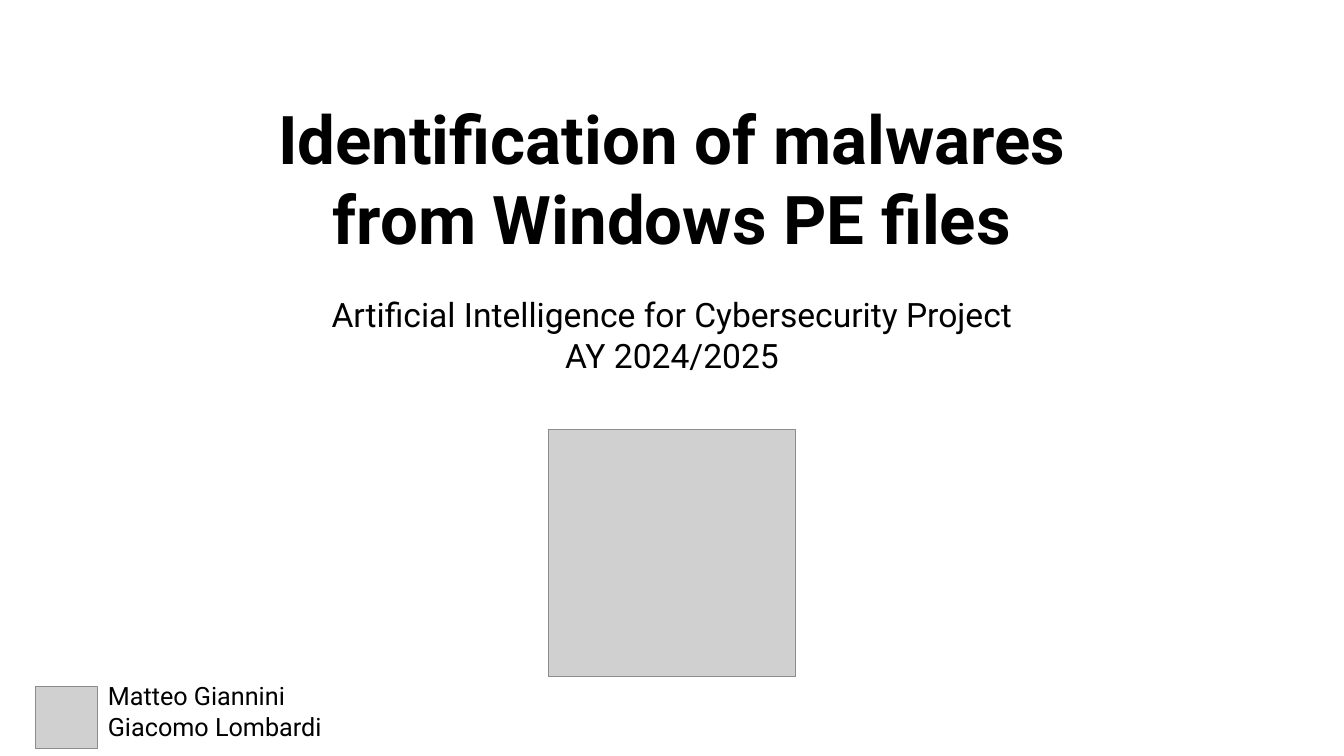
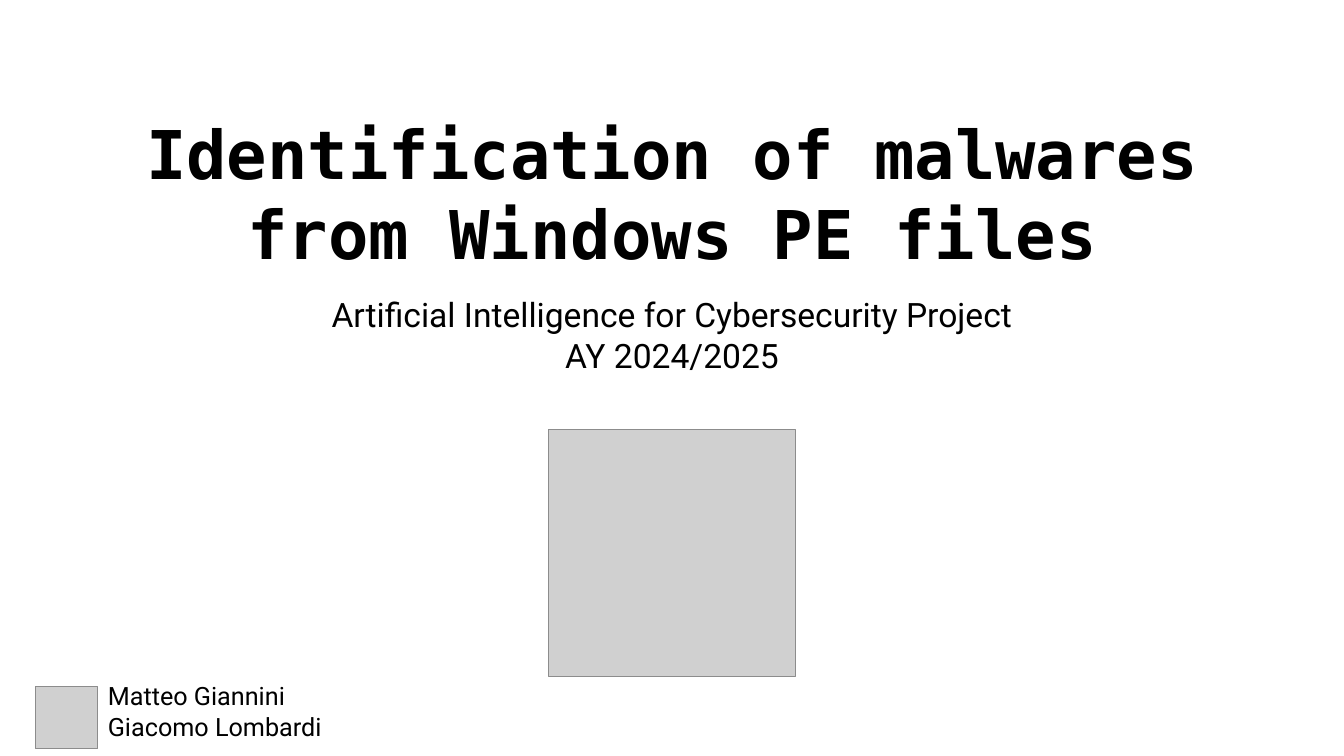
Before and after one commit to LombardiGiacomo/AI_Project_24-25, a slide deck: slide 1 of Slides.pptx. Drawn at 1344x756 pixels with LibreOffice and Linux fonts; fonts in the diff are those of the drawing; grey boxes stand for pictures. Boxes give left, top, right and bottom in pixels: in the first picture for what was removed or moved away, otherwise in the second. Text is boxed around its words. In the diff, an @@ line names an element or a change of style, - is before the commit and + after.

```diff
--- a/Slides.pptx
+++ b/Slides.pptx
@@ text "Identification of malwares from Windows ...": place and size @@
-text "Identification of malwares from Windows ..." at box(278, 113, 1065, 245)
+text "Identification of malwares from Windows ..." at box(146, 124, 1198, 260)
@@ text "Identification of malwares from Windows ..." at box(146, 124, 1198, 260): font Roboto to DejaVu Sans Mono @@
```
Also in this commit, not shown: 1 other slide changed, 21 slides added, 3 other files.
